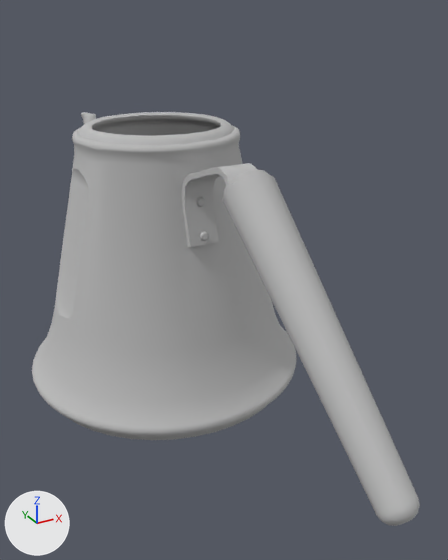
The FBX model assets/models/kettle.fbx as it was, and as the next commit left it.
Both versions are drawn from a 50 mm camera at (-0.16, -0.381, 0.181) aimed at (0.015, -0.063, 0.022). The lights are fixed; the arrows at lower left show +X, +Y and +Z. Where no turn or scale is listed for an object, it has been applied to the vertices.

Objects in the first picture: 'body'.
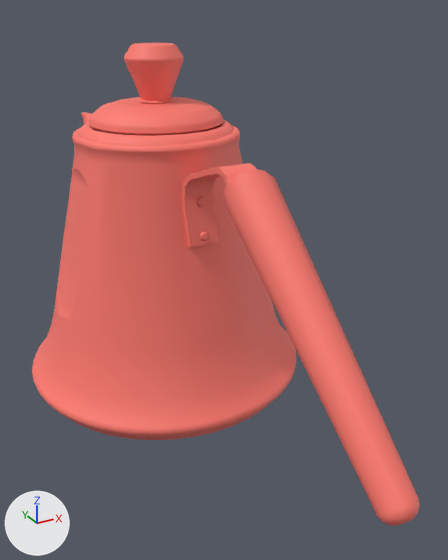
Pixel boxes (x1, y1, x2, y2) of what changed, in the pictures (448 x 560 px):
'body', recoloured (grey to red)
    both: (32, 112, 420, 526)
'top', added (red)
    after: (89, 43, 223, 134)

The edits, one by one:
Material 'Wall Paint' (mat_wall_paint) is new.
Its base color is (1.0, 0.195, 0.158) (red #ff7a6f).
Its roughness is 0.6.
me_mesh has 2367 vertices, 4730 faces and spans x -0.098..0.098, y -0.249..0.163, z 0.014..0.197.
me_mesh no longer uses material mat_default (grey #bcbcbc).
me_mesh now uses material mat_wall_paint (red #ff7a6f).
Mesh me_mesh_001 is new.
It has 690 vertices, 1376 faces and spans x -0.0432..0.0432, y -0.0431..0.0431, z 0.1971..0.2447.
It uses material mat_wall_paint (red #ff7a6f).
Object 'top' (ob_top) is new; it shows me_mesh_001.
Its location is (0.0, 0.0, -0.0844).
